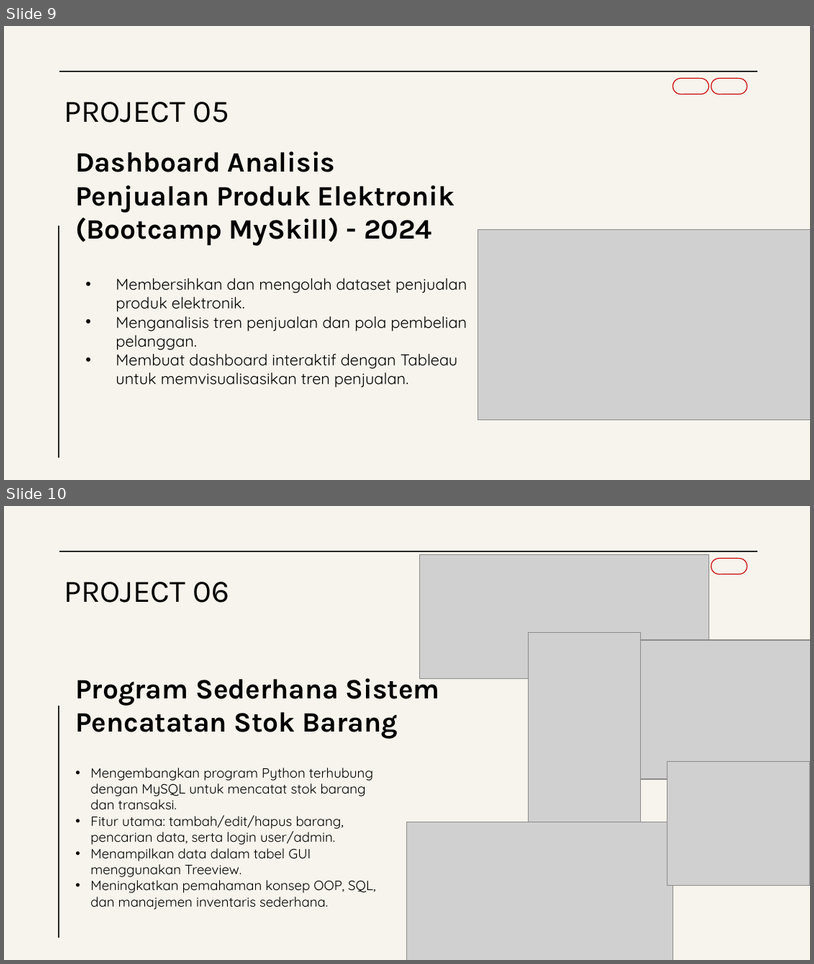
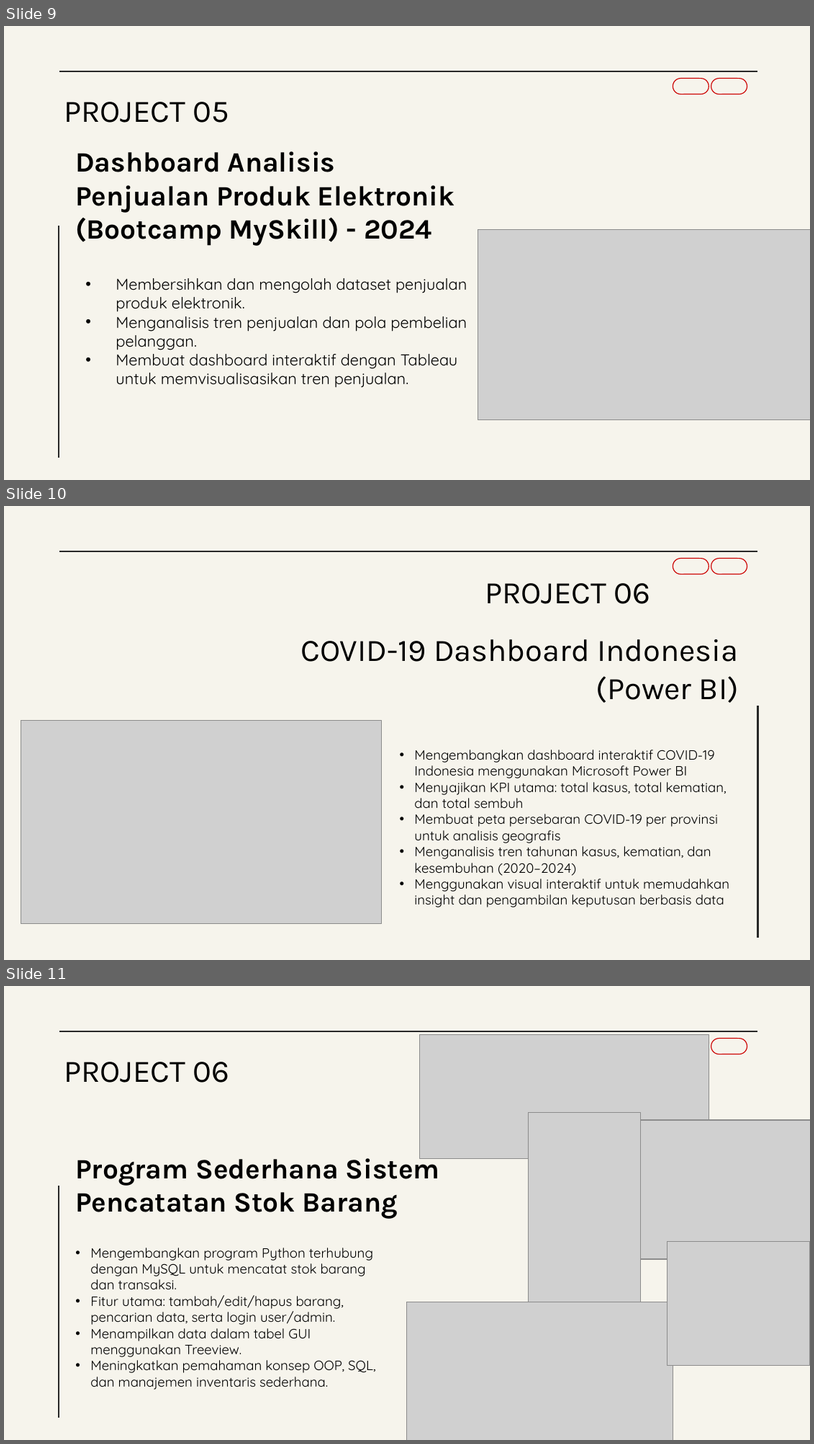
Before and after one commit to DisyaAriza/Project_magang, a slide deck: Portopolio Disya.pptx. Shown one above the other, each under a label of ours: slides 9 and 10 before the commit, slides 9, 10 and 11 after it. The pictures are 814x964 and 814x1444 pixels, drawn with LibreOffice and Linux fonts; fonts in the diff are those of the drawing; grey boxes stand for pictures. Boxes give left, top, right and bottom in pixels: in the first picture for what was removed or moved away, otherwise in the second. Text is boxed around its words. In the diff, an @@ line names an element or a change of style, - is before the commit and + after.

```diff
--- a/Portopolio Disya.pptx
+++ b/Portopolio Disya.pptx
@@ slide 10 added at (x1=4, y1=506, x2=810, y2=960), background #F6F4EC @@
@@ line added from (59, 551) to (758, 551), #282828 1.5 pt @@
@@ rounded rectangle added at (x1=674, y1=559, x2=710, y2=574), outline #CC0000 0.75 pt @@
@@ rounded rectangle added at (x1=711, y1=559, x2=748, y2=574), outline #CC0000 0.75 pt @@
@@ title added at (x1=485, y1=583, x2=651, y2=604), 28 pt, text #000000 @@
+PROJECT 06
@@ text added at (x1=301, y1=639, x2=739, y2=703), 28 pt, text #000000 @@
+COVID-19 Dashboard Indonesia (Power BI)
@@ picture added at (x1=21, y1=721, x2=381, y2=924) @@
@@ line added from (758, 706) to (758, 937), #282828 1.5 pt @@
@@ subtitle added at (x1=414, y1=749, x2=730, y2=907), 12 pt, text #000000 @@
+• Mengembangkan dashboard interaktif COVID-19 Indonesia menggunakan Microsoft Power BI
+• Menyajikan KPI utama: total kasus, total kematian, dan total sembuh
+• Membuat peta persebaran COVID-19 per provinsi untuk analisis geografis
+• Menganalisis tren tahunan kasus, kematian, dan kesembuhan (2020–2024)
+• Menggunakan visual interaktif untuk memudahkan insight dan pengambilan keputusan berbasis data
@@ what was slide 10 is now slide 11 @@
```
Also in this commit, not shown: 1 other file.
